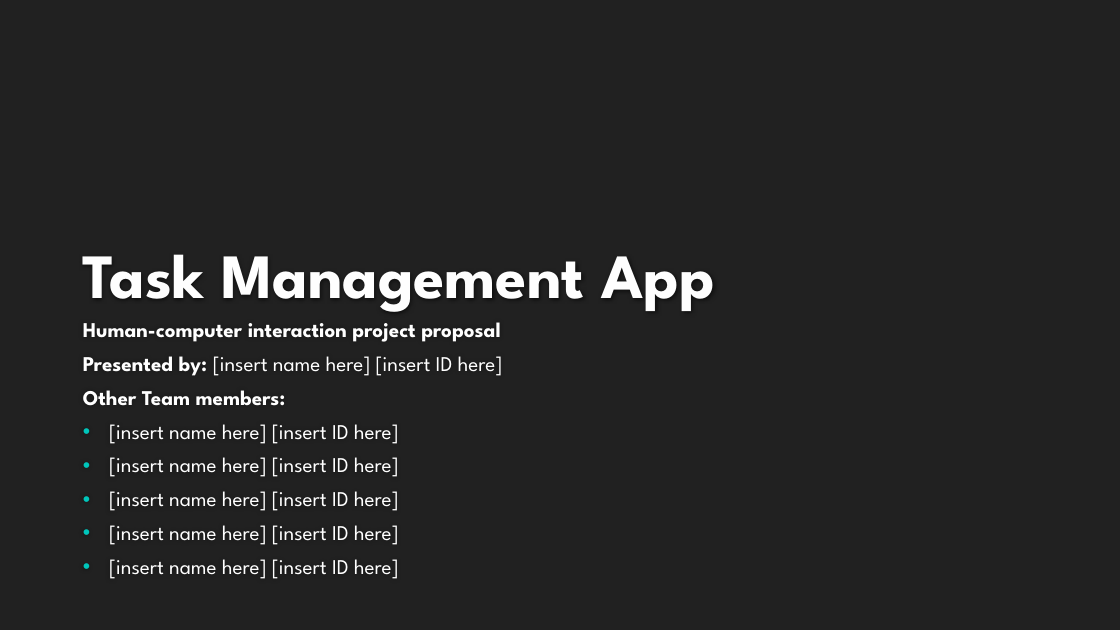
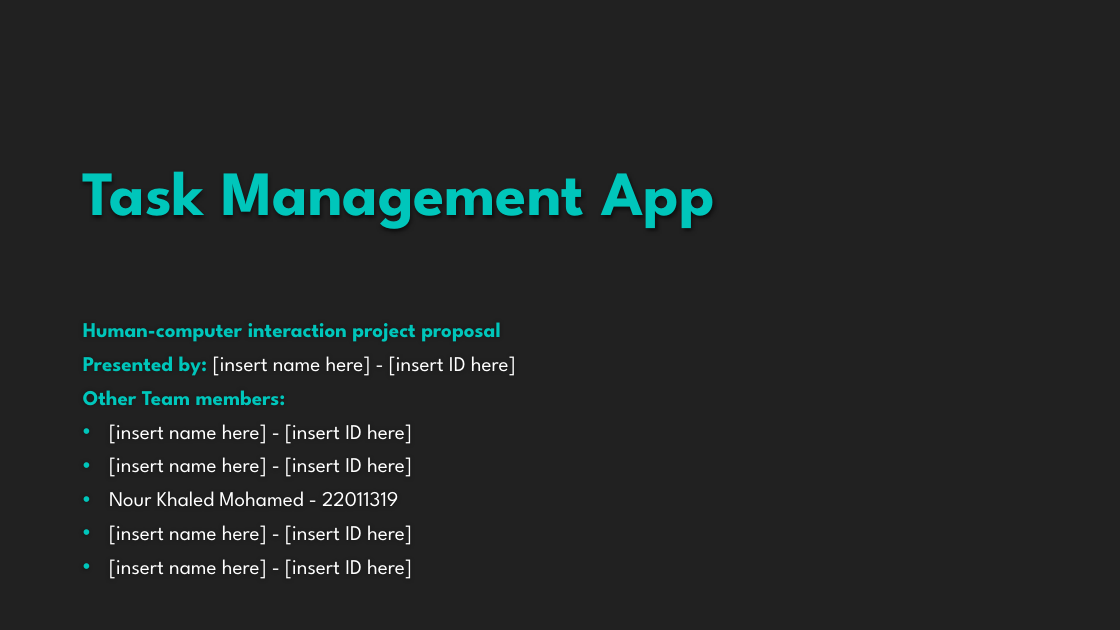
Before and after one commit to BadrGello/Task-Management-App, a slide deck: slide 1 of Documents/HCI Project Proposal.pptx. Drawn at 1120x630 pixels with LibreOffice and Linux fonts; fonts in the diff are those of the drawing; background and template pictures are left out. Boxes give left, top, right and bottom in pixels: in the first picture for what was removed or moved away, otherwise in the second. Text is boxed around its words. In the diff, an @@ line names an element or a change of style, - is before the commit and + after.

```diff
--- a/Documents/HCI Project Proposal.pptx
+++ b/Documents/HCI Project Proposal.pptx
@@ title "Task Management App": place and size @@
-title "Task Management App" at bbox=[83, 254, 715, 312]
+title "Task Management App" at bbox=[83, 171, 715, 229]
@@ title "Task Management App" at bbox=[83, 171, 715, 229]: text colour #FEFEFE to #00C6BB @@
@@ subtitle at bbox=[83, 322, 500, 405]: text colour #FFFFFF to #00C6BB in "Human-computer interaction project proposal", "Other Team members:" @@
@@ subtitle at bbox=[83, 356, 516, 376]: text changed @@
-Presented by: [insert name here] [insert ID here]
+Presented by: [insert name here] - [insert ID here]
@@ subtitle at bbox=[109, 424, 412, 579]: text changed @@
-• [insert name here] [insert ID here]
-• [insert name here] [insert ID here]
-• [insert name here] [insert ID here]
-• [insert name here] [insert ID here]
-• [insert name here] [insert ID here]
+• [insert name here] - [insert ID here]
+• [insert name here] - [insert ID here]
+• Nour Khaled Mohamed - 22011319
+• [insert name here] - [insert ID here]
+• [insert name here] - [insert ID here]
```
Also in this commit, not shown: 1 other slide changed, 1 slide added.
